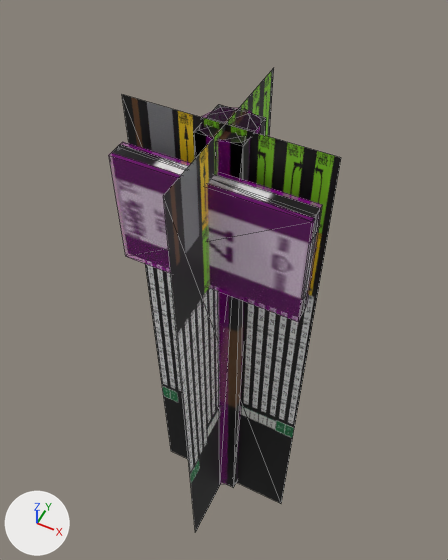
Renders of the COLLADA model beamng-props/mile-marker/export/dae/milemarker_021.dae from each side of a commit.
Both versions are drawn from a 50 mm lens placed at (0.427, -0.859, 2.115), pointed at (-0.061, 0.118, 0.894). Every picture has the same lights, and +X, +Y and +Z are marked at lower left. The first picture is the older version. Mesh edges are drawn as thin lines. Where no turn or scale is listed for an object, it has been applied to the vertices.

Before the edit, the objects in view are built like this:
```python
ob_colmesh_post_1 = bpy.data.objects.new('Colmesh_post-1', me_colmesh_post_1)
ob_colmesh_post_1.location = (0.0, 0.0, 0.0)
ob_colmesh_sign_1 = bpy.data.objects.new('Colmesh_sign-1', me_colmesh_sign_1)
ob_colmesh_sign_1.location = (0.0, 0.0, 0.0)
ob_milemarker_021_a200 = bpy.data.objects.new('milemarker_021_a200', me_milemarker_021_a200)
ob_milemarker_021_a200.location = (0.0, 0.0, 0.0)
ob_milemarker_021_a50 = bpy.data.objects.new('milemarker_021_a50', me_milemarker_021_a50)
ob_milemarker_021_a50.location = (0.0, 0.0, 0.0)
ob_milemarker_021_a800 = bpy.data.objects.new('milemarker_021_a800', me_milemarker_021_a800)
ob_milemarker_021_a800.location = (0.0, 0.0, 0.0)
# me_milemarker_021_a800
# before: 1 (-0.05, -0.027, 1.45) at pixel (193, 131), 3 (-0.05, 0.072, 1.45) at pixel (218, 104), 5 (0.05, -0.027, 1.45) at pixel (243, 146), 7 (0.05, 0.072, 1.45) at pixel (266, 117)
# me_milemarker_021_a200
# before: 1 (-0.05, -0.027, 1.45) at pixel (193, 131), 3 (0.017, 0.072, 1.45) at pixel (250, 112), 5 (0.05, -0.027, 1.45) at pixel (243, 146)
```
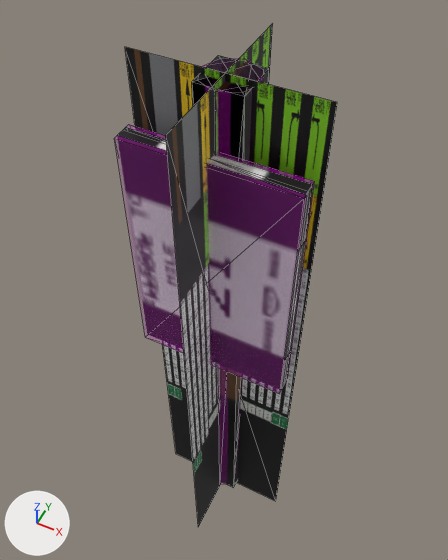
The change in detail:
me_milemarker_021_a800 is used by ob_milemarker_021_a800; location (0.0, 0.0, 0.0).
me_milemarker_021_a800 had 16 vertices, 24 faces and spanned x -0.21..0.21, y -0.072..0.072, z 0.0..1.45.
me_milemarker_021_a800 now has 16 vertices, 24 faces and spans x -0.19..0.19, y -0.072..0.072, z 0.0..1.55.
me_milemarker_021_a800 part 1: the loose piece of 8 vertices spanning x -0.21..0.21, y -0.072..-0.042, z 1.1..1.38 is scaled about its middle by (0.905, 1, 2.21), then moved by (0.0, 0.0, -0.124).
Part 2, on me_milemarker_021_a800:
Vertices 1, 3, 5, 7 of me_milemarker_021_a800 move by (0.0, 0.0, 0.1).
me_milemarker_021_a200 is used by ob_milemarker_021_a200; location (0.0, 0.0, 0.0).
me_milemarker_021_a200 had 10 vertices, 12 faces and spanned x -0.21..0.21, y -0.062..0.072, z 0.0..1.45.
me_milemarker_021_a200 now has 10 vertices, 12 faces and spans x -0.19..0.19, y -0.062..0.072, z 0.0..1.55.
Part 3, on me_milemarker_021_a200:
Vertices 1, 3, 5 of me_milemarker_021_a200 move by (0.0, 0.0, 0.1).
Vertex 6 of me_milemarker_021_a200 moves from (-0.21, -0.052, 1.38) at pixel (117, 146) to (-0.19, -0.052, 1.426) at pixel (122, 129).
Vertex 7 of me_milemarker_021_a200 moves from (-0.21, -0.062, 1.1) to (-0.19, -0.062, 0.806).
Vertex 8 of me_milemarker_021_a200 moves from (0.21, -0.052, 1.1) at pixel (303, 311) to (0.19, -0.052, 0.806) at pixel (284, 384).
Vertex 9 of me_milemarker_021_a200 moves from (0.21, -0.062, 1.38) at pixel (316, 214) to (0.19, -0.062, 1.426) at pixel (308, 191).
me_milemarker_021_a50 is used by ob_milemarker_021_a50; location (0.0, 0.0, 0.0).
me_milemarker_021_a50 had 8 vertices, 4 faces and spanned x -0.22..0.22, y -0.22..0.22, z -0.014..1.464.
me_milemarker_021_a50 now has 8 vertices, 4 faces and spans x -0.199..0.199, y -0.199..0.199, z -0.015..1.566.
me_milemarker_021_a50 part 4: the whole mesh is scaled about its middle by (0.905, 0.905, 1.07), then moved by (0.0, 0.0, 0.05).
me_colmesh_post_1 is used by ob_colmesh_post_1; location (0.0, 0.0, 0.0).
me_colmesh_post_1 had 16 vertices, 28 faces and spanned x -0.06..0.06, y -0.037..0.082, z 0.0..1.45.
me_colmesh_post_1 now has 16 vertices, 28 faces and spans x -0.06..0.06, y -0.037..0.082, z 0.0..1.55.
me_colmesh_post_1 part 5: the whole mesh is scaled about its middle by (1, 1, 1.07), then moved by (0.0, 0.0, 0.05).
me_colmesh_sign_1 is used by ob_colmesh_sign_1; location (0.0, 0.0, 0.0).
me_colmesh_sign_1 had 8 vertices, 12 faces and spanned x -0.21..0.21, y -0.082..-0.032, z 1.1..1.38.
me_colmesh_sign_1 now has 8 vertices, 12 faces and spans x -0.19..0.19, y -0.082..-0.032, z 0.806..1.426.
me_colmesh_sign_1 part 6: the whole mesh is scaled about its middle by (0.905, 1, 2.21), then moved by (0.0, 0.0, -0.124).

What differs and where, as boxes (x1, y1, x2, y2) in the pictures (448 x 560 px; the box of a moved part takes in the faces that stretch with it):
'milemarker_021_a50', rescaled (9% taller)
    before: (122, 68, 341, 532)
    after: (125, 23, 337, 527)
'Colmesh_sign-1', moved, rescaled (6% narrower, 50% taller)
    before: (109, 142, 323, 322)
    after: (114, 124, 315, 394)
'milemarker_021_a800', reshaped (7% narrower, 13% taller)
    before: (111, 104, 321, 488)
    after: (118, 55, 313, 488)
'Colmesh_post-1', rescaled (13% taller)
    before: (200, 107, 261, 485)
    after: (200, 58, 263, 485)
'milemarker_021_a200', reshaped
    before: (231, 115, 250, 146)
    after: (234, 66, 250, 96)
part 1 of me_milemarker_021_a800, moved or reshaped
    before: (111, 144, 321, 317)
    after: (118, 127, 313, 390)
part 2 of me_milemarker_021_a800, moved or reshaped
    before: (194, 104, 266, 488)
    after: (192, 55, 269, 488)
